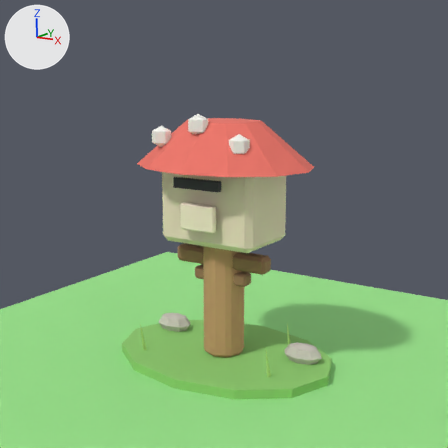
Two versions of the Blender file assets/cozy_reference_assets_v1/mailbox_mushroom/source.blend, one commit apart.
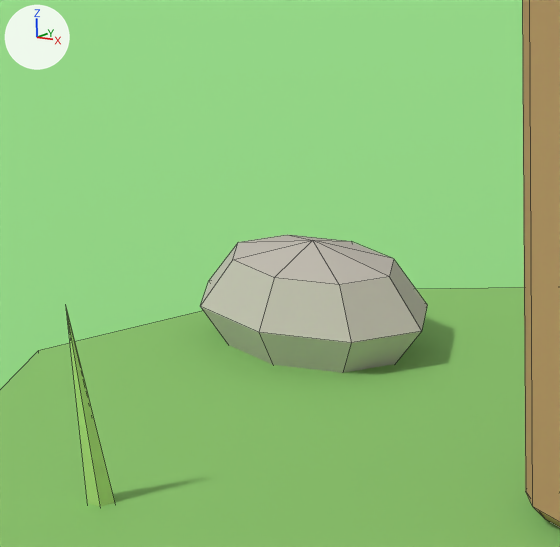
The first picture shows the older version from the file's camera 'Camera'. The close-ups show the older and then the newer version on the part from 29% to 47% of the width and 62% to 79% of the height of that picture. Only the edits that show in the close-ups are written down. The lights are fixed; the arrows at upper left show +X, +Y and +Z. The close-ups show mesh edges as thin lines.

Script lines for the objects in view, before the commit:
```python
me_cone_010 = bpy.data.meshes.new('Cone.010')
me_cone_010.from_pydata(...)  # a 5-sided cone pointing to +z spanning x -0.021..0.021, y -0.018..0.022, z -0.175..0.175
me_cone_010.materials.append(mat_green2)  # green #b8e184
me_cylinder_065 = bpy.data.meshes.new('Cylinder.065')
me_cylinder_065.from_pydata(...)  # an 8-sided cylinder along z spanning x -0.17..0.17, y -0.17..0.17, z -0.48..0.48
me_cylinder_065.materials.append(mat_wood)  # brown #c4976c
me_sphere_009 = bpy.data.meshes.new('Sphere.009')
me_sphere_009.from_pydata(...)  # a UV sphere (8 segments, 4 rings, poles along z) spanning x -0.162..0.162, y -0.111..0.111, z -0.084..0.084
me_sphere_009.materials.append(mat_stone)  # light grey #c8c4b8
ob_grass_blade = bpy.data.objects.new('grass blade', me_cone_010)
ob_grass_blade.location = (-0.55, -0.35, 0.08)
ob_grass_blade.rotation_euler = (0.209, 0.0, 0.0)  # degrees (12, 0, 0)
ob_short_rounded_wooden_post = bpy.data.objects.new('short rounded wooden post', me_cylinder_065)
ob_short_rounded_wooden_post.location = (0.0, 0.0, 0.48)
_m = ob_short_rounded_wooden_post.modifiers.new('toy bevel', 'BEVEL')
_m.width = 0.025
_m.width_pct = 0.025
ob_small_rock_001 = bpy.data.objects.new('small rock.001', me_sphere_009)
ob_small_rock_001.location = (-0.65, 0.2, 0.05)
# also in view: 'chroma floor' at (0.0, 0.0, -0.09); 'round grass base' at (0.0, 0.0, -0.04)
```
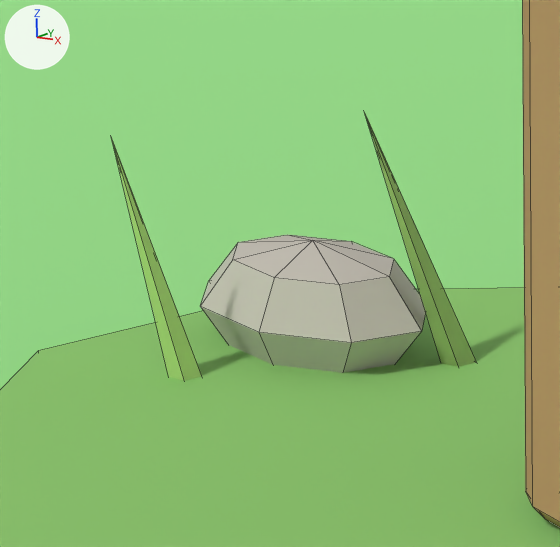
What differs and where, as boxes [x1, y1, x2, y2] in the close-ups (560 x 547 px):
'grass blade', moved, turned
    before: [66, 308, 115, 507]
    after: [111, 137, 202, 381]
'grass blade.005', added (green)
    after: [364, 112, 476, 367]

What changed in the scene script:
```text
Change ob_grass_blade:
    ob_grass_blade.location: (-0.55, -0.35, 0.08) -> (-0.742, 0.001, 0.143)
    ob_grass_blade.rotation_euler: (0.209, 0.0, 0.0) -> (0.209, -0.163, 0.0)  # degrees (12, 0, 0) -> degrees (12, -9.3, 0)
Add ob_grass_blade_005:
    ob_grass_blade_005 = bpy.data.objects.new('grass blade.005', me_cone_010.copy())  # the mesh of ob_grass_blade
    ob_grass_blade_005.location = (-0.511, 0.216, 0.157)
    ob_grass_blade_005.rotation_euler = (0.209, -0.258, 0.0)  # degrees (12, -15, 0)
    _m = ob_grass_blade_005.modifiers.new('Mirror', 'MIRROR')
```
